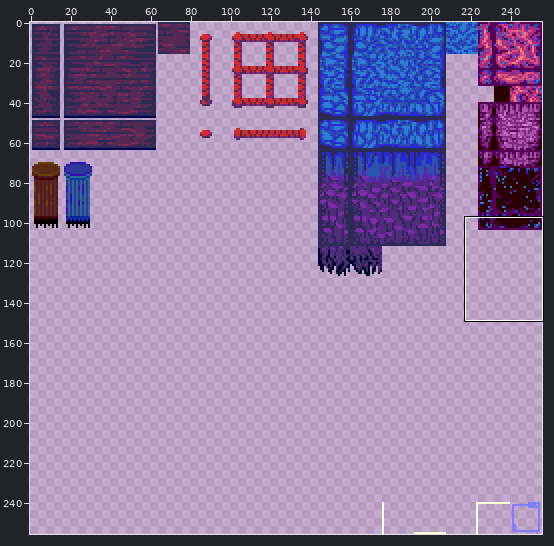
Two versions of one sprite sheet, sprites/world/sg/tiles1.png. The first picture is a wide view before the edit; the outline marks the close-up.
Close-up. Old version:
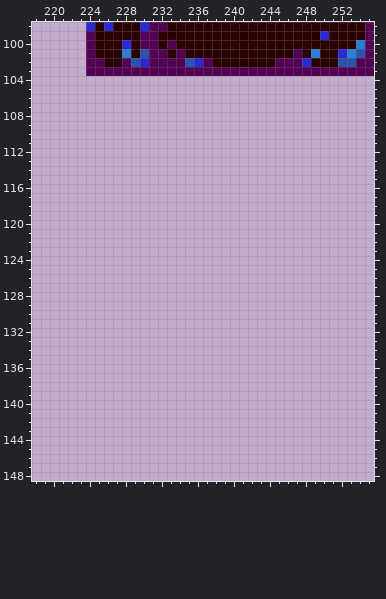
The file is 256x256 pixels. Colours within 5 levels of each other are drawn and written as one. Shown: x 218..255, y 98..148.
New version:
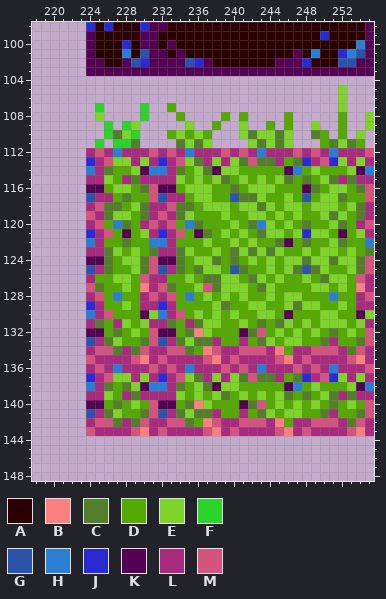
Palette (. is transparent): A #2a0000  B #fe7f7f  C #547f2a  D #54aa00  E #7fd42a  F #2ad42a  G #2a54aa  H #2a7fd4  J #2a2ad4  K #540054  L #aa2a7f  M #d4547f
Edits made:
Changed rows in their new state; - is an unchanged pixel.
first column x 224:
105 ----------------------------E---
106 ----------------------------E---
107 -F----F--D------------------E---
108 -E----F---D----D-D----D-----D--E
109 --F-FE-----E--D--E--D-D--E--D--E
110 --FCEF---DEDED---ECEECE--CD-D-E-
111 -F-FFC----CECE----ECECE---DCECD-
112 LMLHLLLMLMLHLLLMLMLHLLLMLMLHLLLM
113 JLMEELELJLMECLELECMCCLDCJLMJELEL
114 HLCDDEKHHLCDECKEEDDDDDKHDEDDDEKH
115 LLEDLCLLLLEDEDECDEDEDECDCDECLCLL
116 KKDEEDCMKKDEEEDDCDEEEDDDKCDEEDCM
117 GLLDCDDMGLLDEEDDGCCEDDEDGDEECDDM
118 LMCCDECLLMCCDEEEDEECEDEEDEEEDECL
119 MLCEEDCLMLCEDDDEDDEEDEDEDDECEDCL
120 LMDHCDLMLMDHCDDDEDCHEDEDCDDECDLM
121 JLMDKDELJLMDKCDEDEDCEEDEJEEDKDEL
122 HLDDCDDHHLDDDEDDEDEDDCKDCDDECDDH
123 LLCEDEDCLLCEDDEDCECECEDDEDEEDEDC
124 KKCDEECMKKCDEECDCDEDEDEECEECEECM
125 GLCDDECMGLCDCEEDGCDDEDECGCEDDECM
126 LDDEEDMLLDDEDCCEEDCEDEDDEDCEEDML
127 MCDDEDBLMCDDEMCEEEDCEDDDDEEDEDBL
128 LMDHDDLMLMDHDEDEDEDDEDEEDDDHDDLM
129 JLDDEDLLJLDDDDECDDEEDDECEEDDEDLL
130 HLMDDDKEHLMDEDEDEDDEEDKDDDEEDDKE
131 LCDLEDELLCDLCEEDDEDCDCEDEDEEEDEL
132 KKDCDEDMKKDCBEDDDKCMDEDEDEDCDEDM
133 GLCEDDCMGLCECCLDDLDCEDEEDDCLDDCM
134 LMMCLCMLLMMCDBMLLMMMLBDLLMMMLCML
135 MLLLLMBLMLLLLMBLMLLLLMBLMLLLLMBL
136 LMLHLLLMLMLHLLLMLMLHLLLMLMLHLLLM
137 JLMEELELJLMECLELECMCCLDCJLMJELEL
138 HLCDCEKHHLCDECKEEDDDDDKHDEDDDEKH
139 LLEDLCLLLLEDEDECDEDEDECDCDECLCLL
140 KKDCDEDMKKDCBEDDDKCMDEDEDEDCDEDM
141 GLCEDDCMGLCECCLDDLDCEDEEDDCLDDCM
142 LMMCLCMLLMMCDBMLLMMMLBDLLMMMLCML
143 MLLLLMBLMLLLLMBLMLLLLMBLMLLLLMBL
Pixel boxes of the changes (left, top, right, bottom) in both close-ups:
added: (86, 85, 374, 436)
